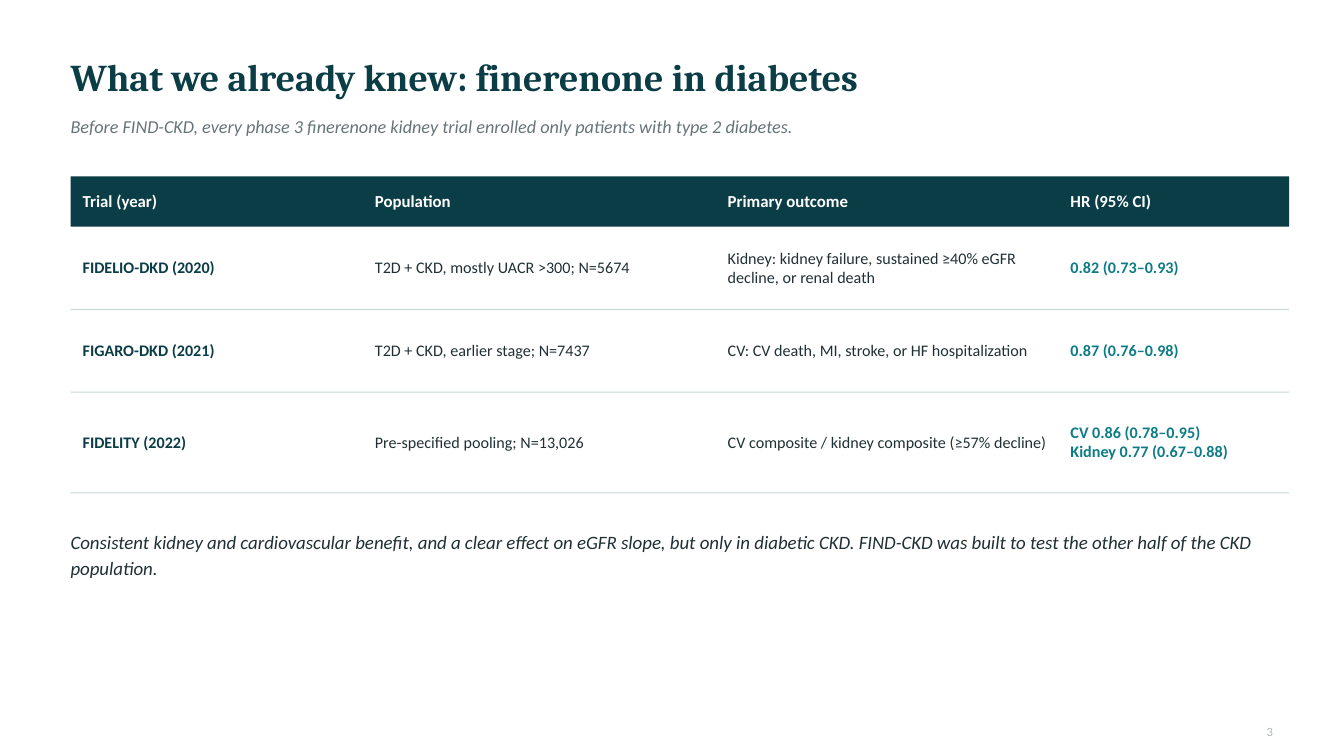
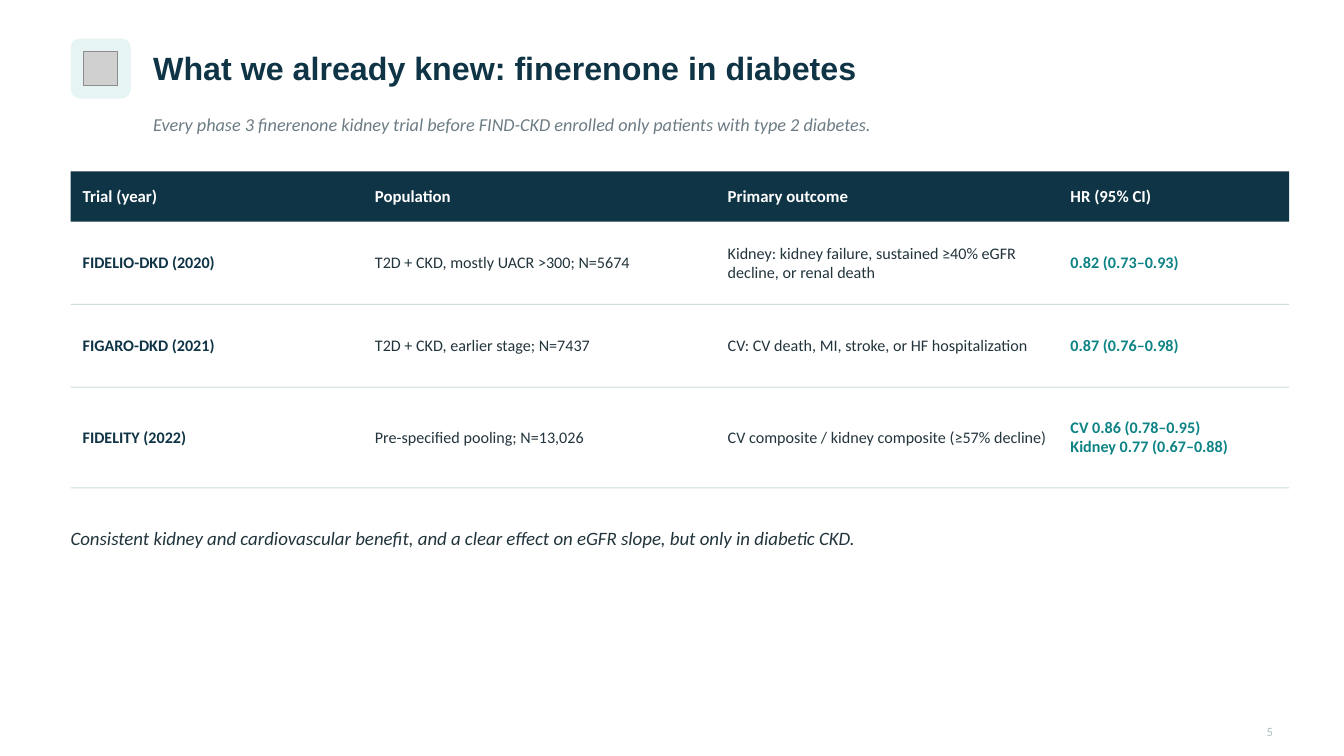
Before and after one commit to azbargarawan-sudo/clickwriting-landing, a slide deck: slide 5 of FIND-CKD.pptx (slide 3 before the commit). Drawn at 1344x756 pixels with LibreOffice and Linux fonts; fonts in the diff are those of the drawing; grey boxes stand for pictures. Boxes give left, top, right and bottom in pixels: in the first picture for what was removed or moved away, otherwise in the second. Text is boxed around its words. In the diff, an @@ line names an element or a change of style, - is before the commit and + after.

```diff
--- a/FIND-CKD.pptx
+++ b/FIND-CKD.pptx
@@ rounded rectangle added at [71, 38, 131, 99], fill #E7F4F4 @@
@@ picture added at [84, 51, 118, 86] @@
@@ text "What we already knew: finerenone ...": place and size @@
-text "What we already knew: finerenone ..." at [71, 64, 858, 100]
+text "What we already knew: finerenone ..." at [153, 56, 857, 86]
@@ text "What we already knew: finerenone ..." at [153, 56, 857, 86]: size 27 to 23 pt, font Cambria to Arial, text colour #0B3D46 to #0F3446 @@
@@ text at [153, 118, 871, 134]: text changed; text colour #667578 to #6C7C84 @@
-Before FIND-CKD, every phase 3 finerenone kidney trial enrolled only patients with type 2 diabetes.
+Every phase 3 finerenone kidney trial before FIND-CKD enrolled only patients with type 2 diabetes.
@@ 4 texts, 3 lines, 1 rectangle: place and size @@
-4 texts, 3 lines, 1 rectangle at [71, 176, 1290, 493]
+4 texts, 3 lines, 1 rectangle at [71, 171, 1290, 488]
@@ rectangle at [71, 171, 1290, 222]: fill #0B3D46 to #0F3446 @@
@@ line (71, 304) - (1290, 304): stroke #C9D6D6 0.75 pt to #CFDDDD 0.75 pt @@
@@ line (71, 387) - (1290, 387): stroke #C9D6D6 0.75 pt to #CFDDDD 0.75 pt @@
@@ text colour #0B3D46 to #0F3446 in 3 elements at [83, 339, 215, 354], [83, 256, 215, 271], [83, 431, 186, 446] @@
@@ text colour #203034 to #22343C in 6 elements at [375, 339, 590, 354], [375, 257, 630, 271], [728, 247, 1016, 280], [728, 339, 1027, 354], [375, 432, 583, 446], [728, 431, 1046, 446] @@
@@ text colour #0E7C86 to #0E8385 in 3 elements at [1070, 339, 1179, 354], [1070, 256, 1179, 271], [1070, 421, 1228, 455] @@
@@ line (71, 488) - (1290, 488): stroke #C9D6D6 0.75 pt to #CFDDDD 0.75 pt @@
@@ text at [71, 532, 854, 548]: text changed; text colour #203034 to #22343C @@
-Consistent kidney and cardiovascular benefit, and a clear effect on eGFR slope, but only in diabetic CKD. FIND-CKD was built to test the other half of the CKD population.
+Consistent kidney and cardiovascular benefit, and a clear effect on eGFR slope, but only in diabetic CKD.
```
Also in this commit, not shown: 16 other slides changed, 11 slides added.
